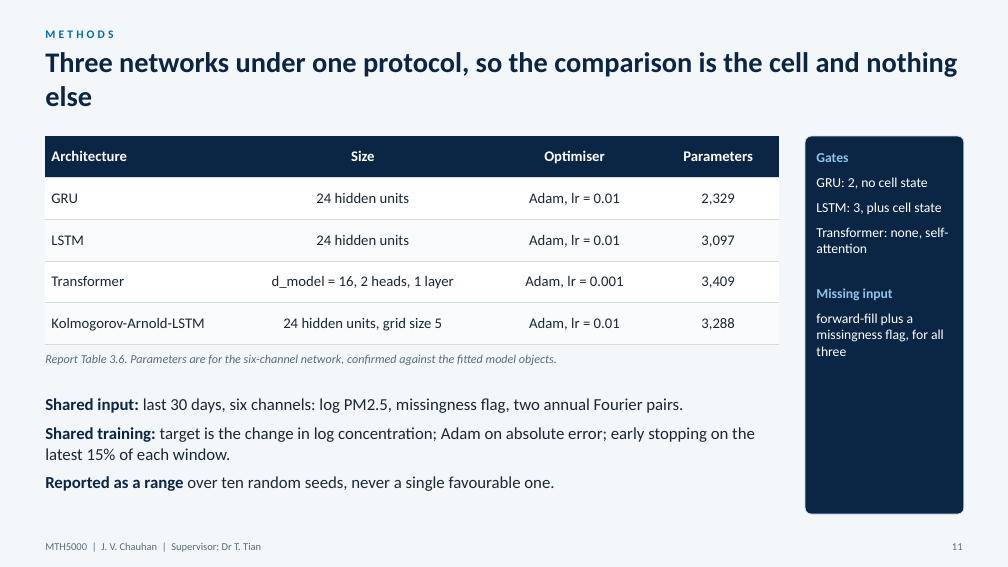
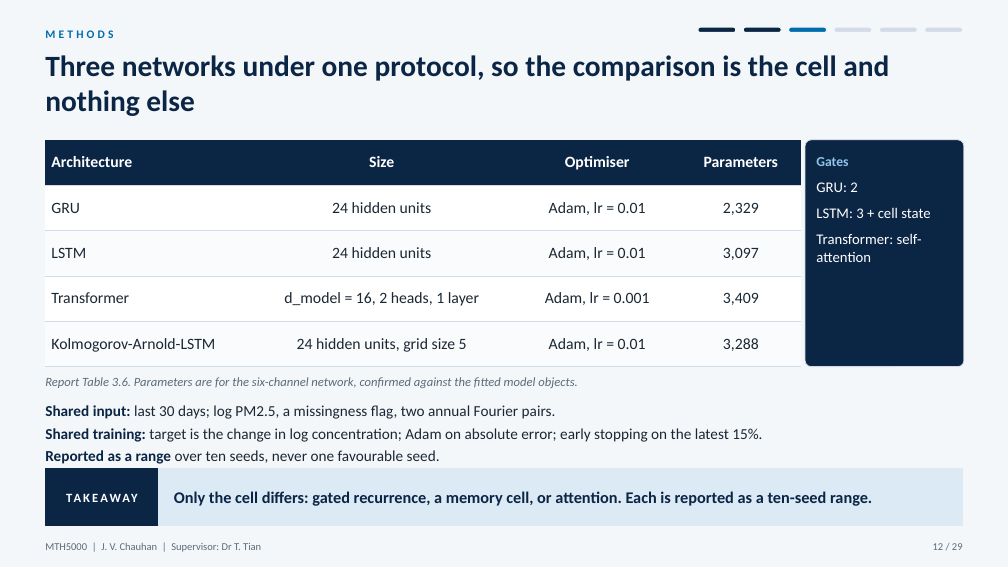
Before and after one commit to JC16092/mth5000-aqi-forecast, a slide deck: slide 12 of presentation_new/MTH5000_oral_presentation.pptx (slide 11 before the commit). Drawn at 1008x567 pixels with LibreOffice and Linux fonts; fonts in the diff are those of the drawing. Boxes give left, top, right and bottom in pixels: in the first picture for what was removed or moved away, otherwise in the second. Text is boxed around its words. In the diff, an @@ line names an element or a change of style, - is before the commit and + after.

```diff
--- a/presentation_new/MTH5000_oral_presentation.pptx
+++ b/presentation_new/MTH5000_oral_presentation.pptx
@@ rounded rectangle added at bbox=[698, 27, 736, 33], fill #0B2545, outline #F4F7FA 1 pt @@
@@ rounded rectangle added at bbox=[743, 27, 781, 33], fill #0B2545, outline #F4F7FA 1 pt @@
@@ rounded rectangle added at bbox=[789, 27, 827, 33], fill #006CAB, outline #F4F7FA 1 pt @@
@@ rounded rectangle added at bbox=[834, 27, 872, 33], fill #D3DCE6, outline #F4F7FA 1 pt @@
@@ rounded rectangle added at bbox=[879, 27, 917, 33], fill #D3DCE6, outline #F4F7FA 1 pt @@
@@ rounded rectangle added at bbox=[925, 27, 963, 33], fill #D3DCE6, outline #F4F7FA 1 pt @@
@@ text "Three networks under one protocol, ..." at bbox=[45, 55, 889, 116]: size 27 to 28 pt @@
@@ table at bbox=[45, 140, 802, 356] @@
@@ size 14 to 15 pt @@
@@ table: place and size @@
-table at bbox=[45, 136, 779, 335]
+table at bbox=[45, 140, 802, 356]
@@ rounded rectangle: place and size @@
-rounded rectangle at bbox=[805, 136, 964, 514]
+rounded rectangle at bbox=[805, 140, 964, 367]
@@ text "Gates": place and size @@
-text "Gates" at bbox=[816, 153, 848, 162]
+text "Gates" at bbox=[816, 157, 848, 166]
@@ text at bbox=[816, 182, 930, 262]: text changed; size 13 to 14 pt @@
-GRU: 2, no cell state
-LSTM: 3, plus cell state
-Transformer: none, self-attention
+GRU: 2
+LSTM: 3 + cell state
+Transformer: self-attention
@@ text removed at bbox=[816, 288, 893, 301] @@
-Missing input
@@ text removed at bbox=[816, 313, 944, 356] @@
-forward-fill plus a missingness flag, for all three
@@ text "Report Table 3.6. Parameters are ...": place and size @@
-text "Report Table 3.6. Parameters are ..." at bbox=[45, 354, 557, 365]
+text "Report Table 3.6. Parameters are ..." at bbox=[45, 377, 577, 388]
@@ text "Report Table 3.6. Parameters are ..." at bbox=[45, 377, 577, 388]: size 11.5 to 12 pt @@
@@ text at bbox=[45, 405, 762, 464]: text changed; size 16 to 14.5 pt @@
-• Shared input: last 30 days, six channels: log PM2.5, missingness flag, two annual Fourier pairs.
-• Shared training: target is the change in log concentration; Adam on absolute error; early stopping on the latest 15% of each window.
-• Reported as a range over ten random seeds, never a single favourable one.
+• Shared input: last 30 days; log PM2.5, a missingness flag, two annual Fourier pairs.
+• Shared training: target is the change in log concentration; Adam on absolute error; early stopping on the latest 15%.
+• Reported as a range over ten seeds, never one favourable seed.
@@ rectangle added at bbox=[45, 469, 159, 526], fill #0B2545, outline #0B2545 1 pt @@
@@ text added at bbox=[45, 469, 159, 526], 12 pt, text #FFFFFF, bold @@
+TAKEAWAY
@@ rectangle added at bbox=[159, 469, 963, 526], fill #DCEAF5, outline #DCEAF5 1 pt @@
@@ text added at bbox=[174, 491, 872, 506], 15.5 pt, text #0B2545, bold @@
+Only the cell differs: gated recurrence, a memory cell, or attention. Each is reported as a ten-seed range.
@@ text at bbox=[933, 543, 963, 550]: text changed @@
-11
+12 / 29
```
Also in this commit, not shown: 31 other slides changed, 6 slides added, 1 slide removed, 6 other files.
